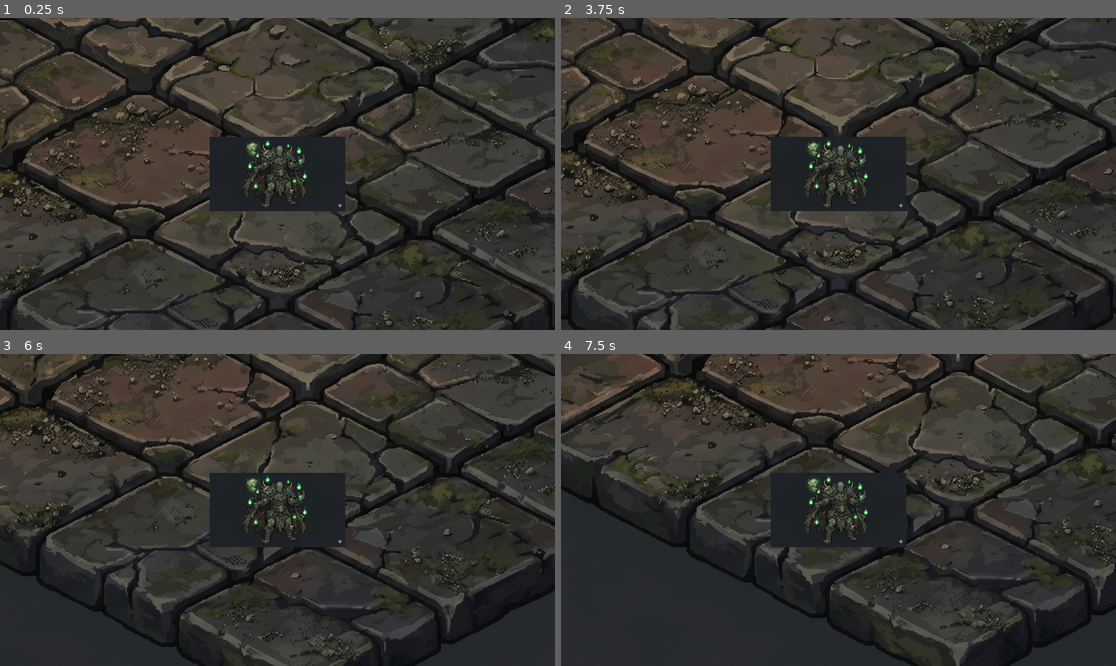
Above: before the commit, frames 1-4 (two rows, left to right).
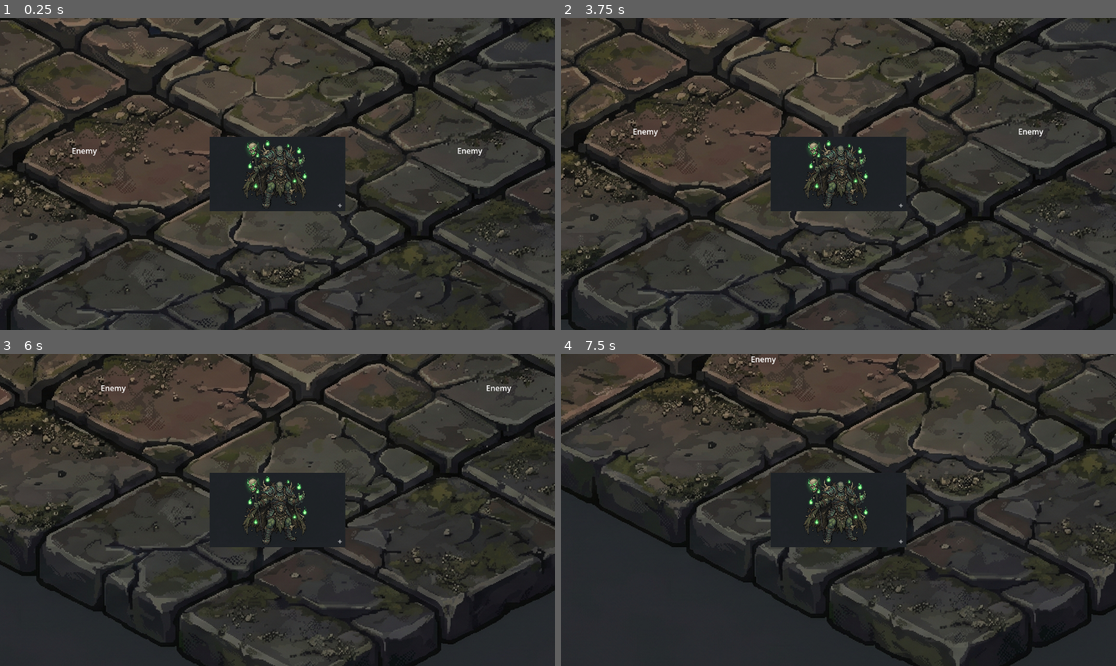
Above: after the commit, the same moments.

Repository: Javilonte/algoritmos-maestros
Game: Godot game, scene res://scenes/overworld.tscn
Two runs of this game, one before a commit and one after it. Both use one fixed random seed, a clock stepped at 60 frames per second and the inputs below.
Inputs (mouse positions are in pixels of both pictures, inside the frame that each line leads up to):
- Up to frame 1 (0.25 s): no input
- Up to frame 2 (3.75 s): tap Enter at 0.5 s; hold D (move_right) 0.53-1.25 s; hold ` (toggle_terminal) 0.53-1.25 s; click (838, 130) at 1.27 s; type "12" at 1.35 s; click "Submit" at 2 s; click "Validate (local)" at 2.75 s; tap Space at 3.5 s; hold S (move_down) from 3.53 s (still down); tap Tab at 3.6 s
- Up to frame 3 (6 s): release S (move_down) at 4.28 s; hold D (move_right) 4.28-5.03 s; hold ` (toggle_terminal) 4.28-5.03 s; tap Enter at 5 s; hold W (move_up) 5.03-5.78 s; tap Tab at 5.1 s; tap Space at 5.75 s; hold A (move_left) from 5.78 s (still down); hold ` (toggle_terminal) from 5.78 s (still down)
- Up to frame 4 (7.5 s): release ` (toggle_terminal) at 6.53 s; tap Tab at 6.6 s; tap Enter at 7.25 s; release A (move_left) at 7.28 s; hold S (move_down) from 7.28 s (still down); hold ` (toggle_terminal) from 7.28 s (still down)

The runs differ from the first frame. In frame 1, 0.1% of the frame differs, in the area x 13-87%, y 41-45%; in frame 2, 0.1%, in the area x 13-87%, y 35-39%; in frame 3, 0.1%; in frame 4, less than 0.1%.

Commit message:
feat(overworld): wire up EnemySpawner, Battle, and Player group
- player.gd: add_to_group('player') in _ready so Enemy._on_body_entered
  can detect the player via group membership (more robust than checking
  the node name).
- overworld.tscn: instance EnemySpawner (with enemy_scene =
  res://scenes/overworld/enemy.tscn) and Battle at the root. Strip
  hand-crafted UIDs from ext_resource lines so Godot resolves by path
  and regenerates real UIDs on first save (avoids 'invalid UID' warnings).
- The default spawn points (400, 0) and (-400, 0) put the demo
  enemies to the right and left of the player at the origin. Move
  the player onto one to trigger a battle.

Diff:
--- a/scenes/overworld.tscn
+++ b/scenes/overworld.tscn
@@ -1,9 +1,12 @@
-[gd_scene load_steps=4 format=3 uid="uid://lv6ga0hlol3v"]
+[gd_scene load_steps=6 format=3 uid="uid://lv6ga0hlol3v"]
 
 [ext_resource type="Script" path="res://scripts/overworld.gd" id="1_overworld"]
 [ext_resource type="Texture2D" uid="uid://ct543rg552fk3" path="res://assets/suelo1.png" id="2_ground"]
 [ext_resource type="PackedScene" uid="uid://c8eh6cyj26twd" path="res://player/player.tscn" id="3_player"]
 [ext_resource type="PackedScene" uid="uid://cahki7n8okq7s" path="res://scenes/TerminalUI.tscn" id="4_terminal"]
+[ext_resource type="Script" path="res://scripts/overworld/enemy_spawner.gd" id="5_spawner"]
+[ext_resource type="PackedScene" path="res://scenes/overworld/enemy.tscn" id="6_enemy"]
+[ext_resource type="PackedScene" path="res://scenes/battle/battle.tscn" id="7_battle"]
 
 [node name="Overworld" type="Node2D"]
 script = ExtResource("1_overworld")
@@ -16,3 +19,9 @@
 position = Vector2(0, 0)
 
 [node name="TerminalUI" parent="." instance=ExtResource("4_terminal")]
+
+[node name="EnemySpawner" type="Node2D" parent="."]
+script = ExtResource("5_spawner")
+enemy_scene = ExtResource("6_enemy")
+
+[node name="Battle" parent="." instance=ExtResource("7_battle")]
--- a/scripts/player/player.gd
+++ b/scripts/player/player.gd
@@ -4,6 +4,9 @@
 @export var friction: float = 1500.0
 
 var _input_vector: Vector2 = Vector2.ZERO
+
+func _ready() -> void:
+	add_to_group("player")
 
 func _physics_process(_delta: float) -> void:
 	_input_vector = Input.get_vector("move_left", "move_right", "move_up", "move_down")
Not shown: 1 places in scenes/battle/battle.tscn that only renumber resources
